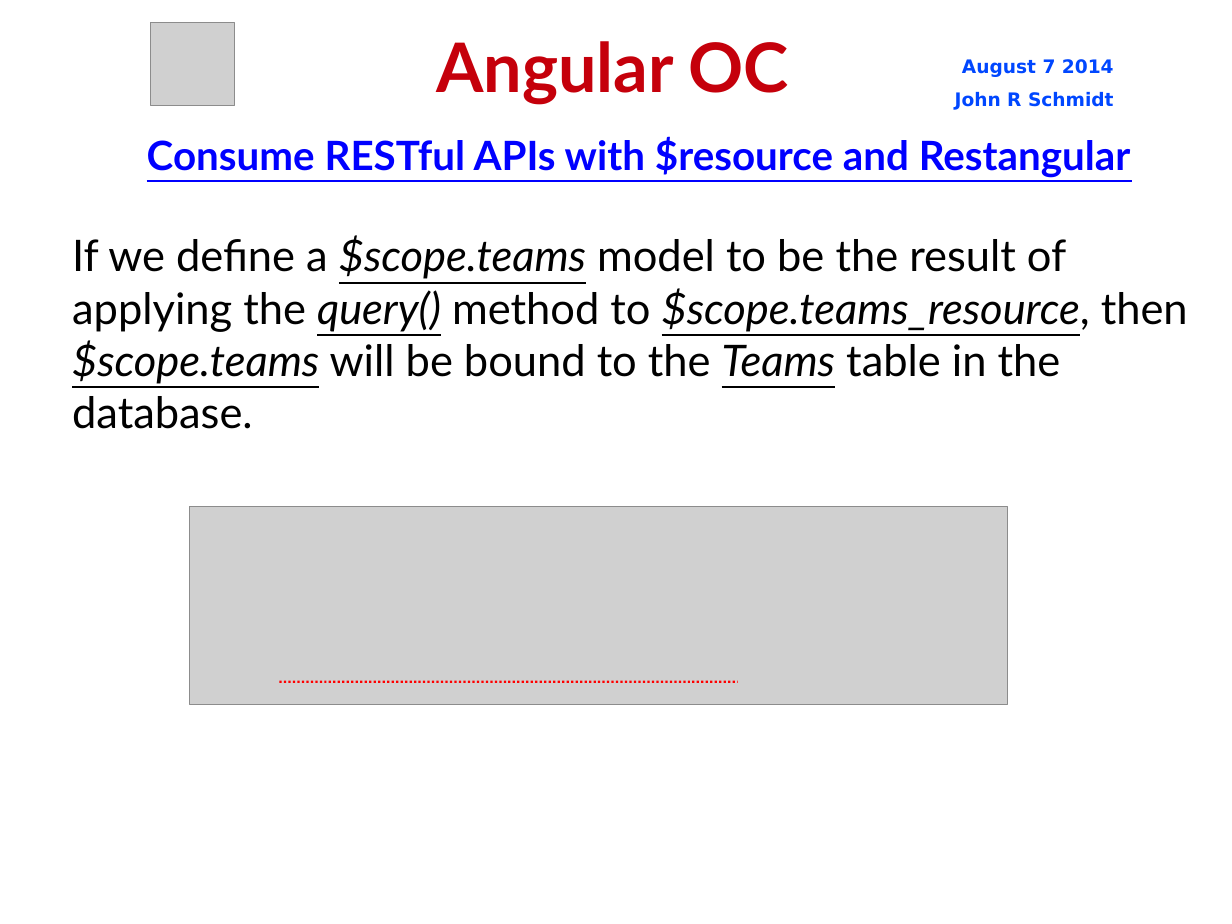
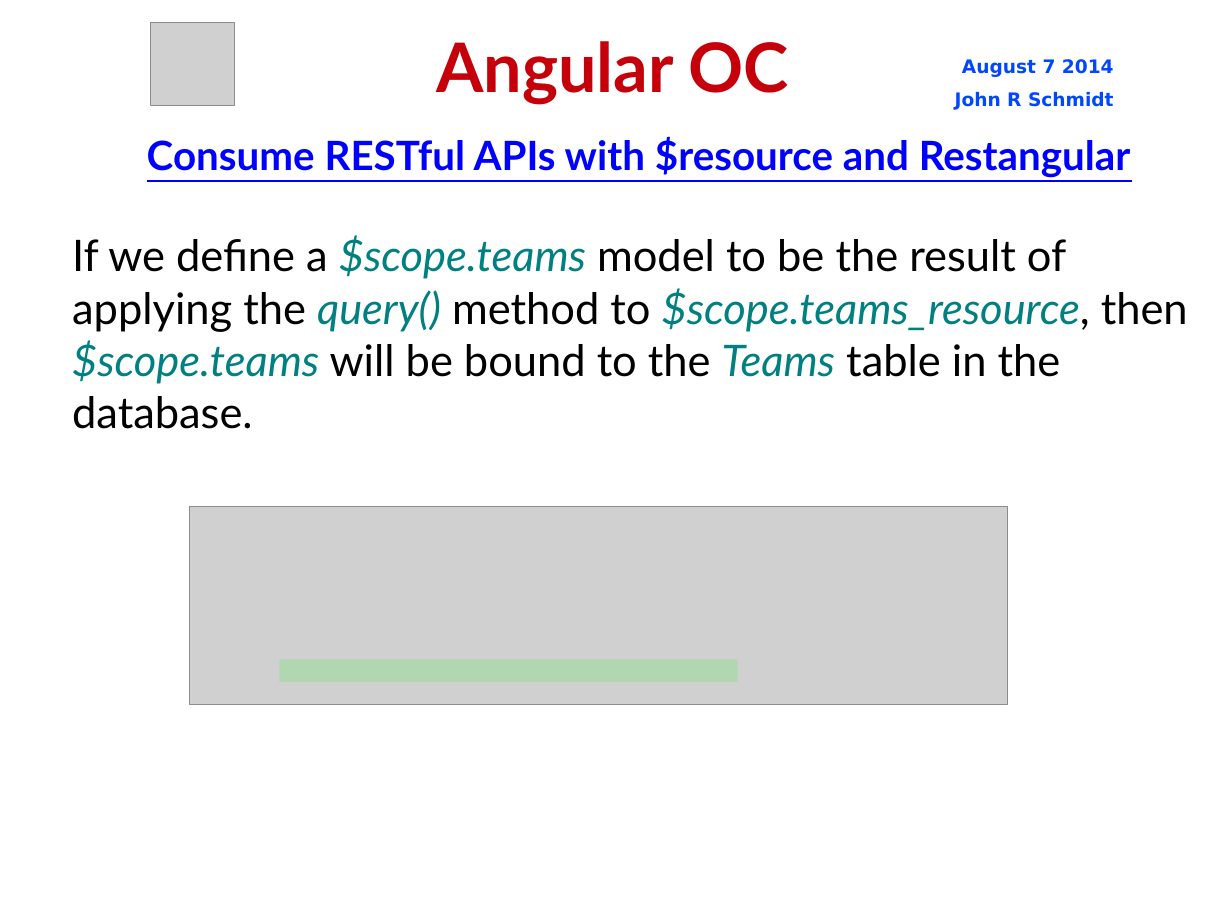
Before and after one commit to jrschmidt/fifa-angular-rest-demo, a slide deck: slide 29 of fifa.odp. Drawn at 1232x924 pixels with LibreOffice and Linux fonts; fonts in the diff are those of the drawing; grey boxes stand for pictures; background and template pictures are left out. Boxes give left, top, right and bottom in pixels: in the first picture for what was removed or moved away, otherwise in the second. Text is boxed around its words. In the diff, an @@ line names an element or a change of style, - is before the commit and + after.

Commit message:
change styles for some elements in the presentation

```diff
--- a/fifa.odp
+++ b/fifa.odp
@@ subtitle "If we define a $scope.teams ..." at [72,235,1188,429]: text colour #000000 to #008080, underline off in "$scope.teams query() $scope.teams_resource, $scope.teams Tea ..." @@
@@ line moved from (279, 682) - (738, 682) to (279, 671) - (738, 671) @@
@@ line (279, 671) - (738, 671): stroke #FF0000 1.45 pt to #00FF00 14.4 pt @@
```
Also in this commit, not shown: 15 other slides changed.
